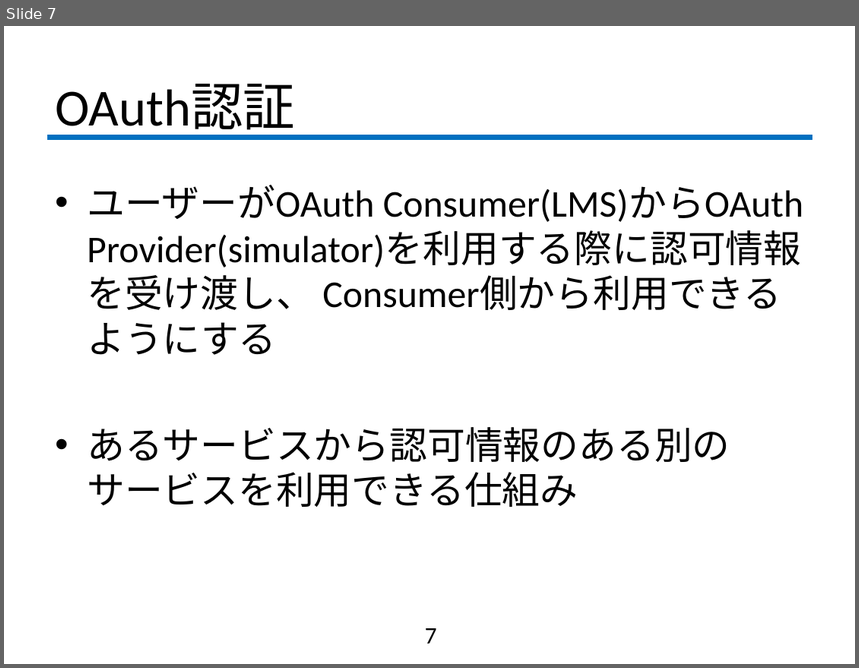
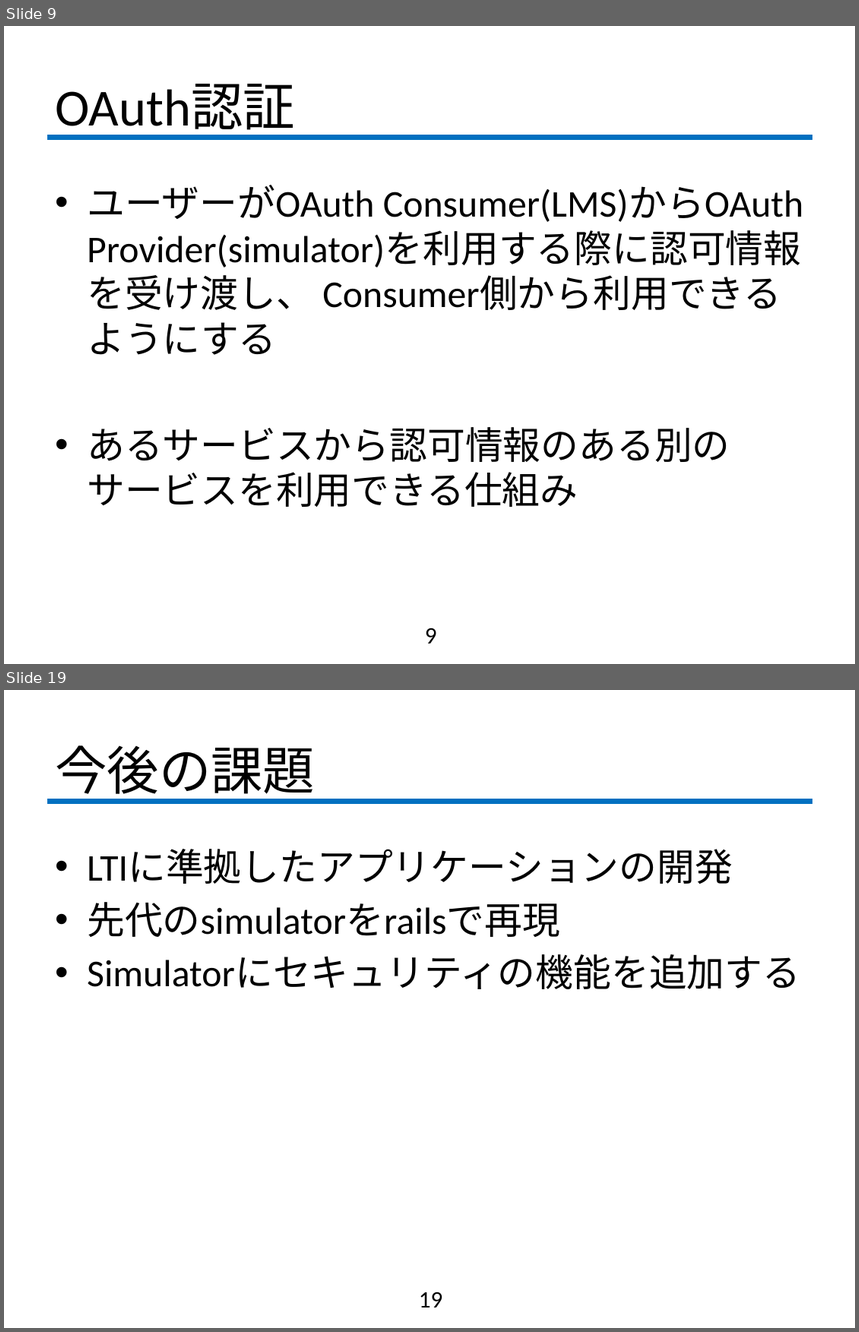
Before and after one commit to fujiLabo/fuji_simu, a slide deck: 中間発表.pptx. Shown one above the other, each under a label of ours: slide 7 before the commit, slides 9 and 19 after it; the slides between them are not shown. The pictures are 859x668 and 859x1332 pixels, drawn with LibreOffice and Linux fonts; fonts in the diff are those of the drawing; background and template pictures are left out. Boxes give left, top, right and bottom in pixels: in the first picture for what was removed or moved away, otherwise in the second. Text is boxed around its words. In the diff, an @@ line names an element or a change of style, - is before the commit and + after.

```diff
--- a/中間発表.pptx
+++ b/中間発表.pptx
@@ slide 19 added at [4, 690, 855, 1328], background #FFFFFF; not listed: 1 template element that a slide beside it also shows @@
@@ title added at [55, 745, 315, 802], 44 pt, text #000000 @@
+今後の課題
@@ text added at [87, 850, 800, 989], 32 pt, text #000000 @@
+• LTIに準拠したアプリケーションの開発
+• 先代のsimulatorをrailsで再現
+• Simulatorにセキュリティの機能を追加する
@@ page number added at [419, 1293, 443, 1308], 20 pt, text #000000 @@
+19
@@ what was slide 7 is now slide 9 @@
@@ page number at [425, 629, 437, 644]: text changed @@
-7
+9
```
Also in this commit, not shown: 6 slides changed, 8 other slides added, 1 slide removed.
